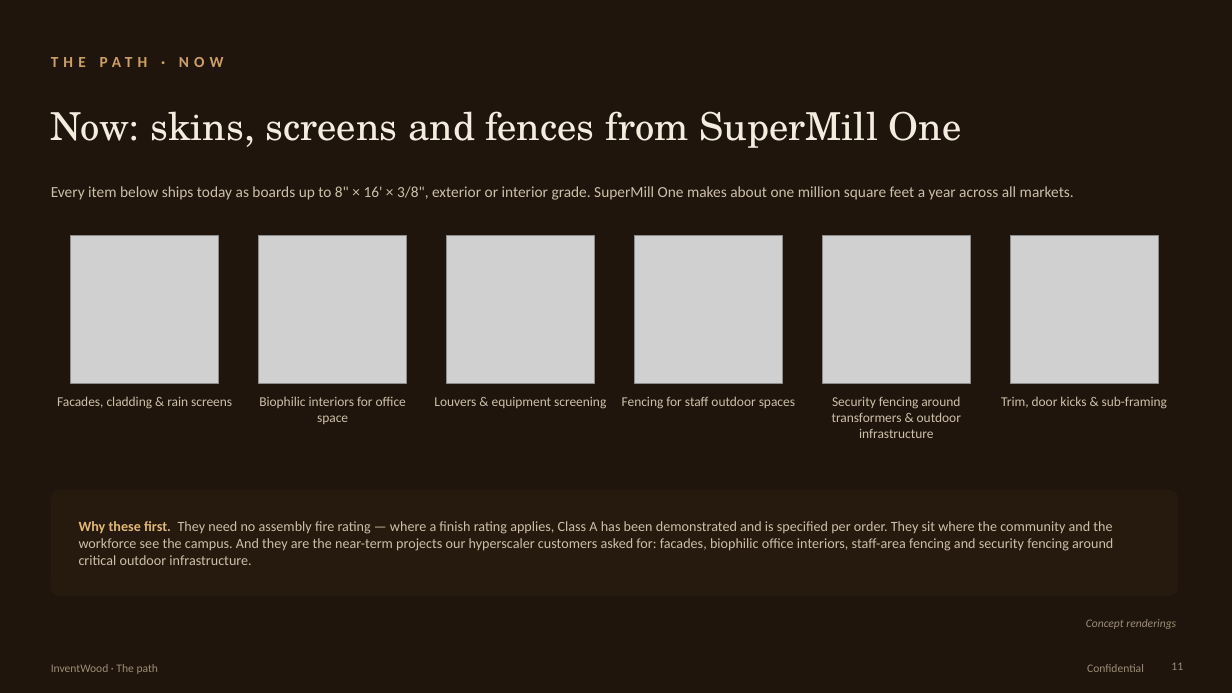
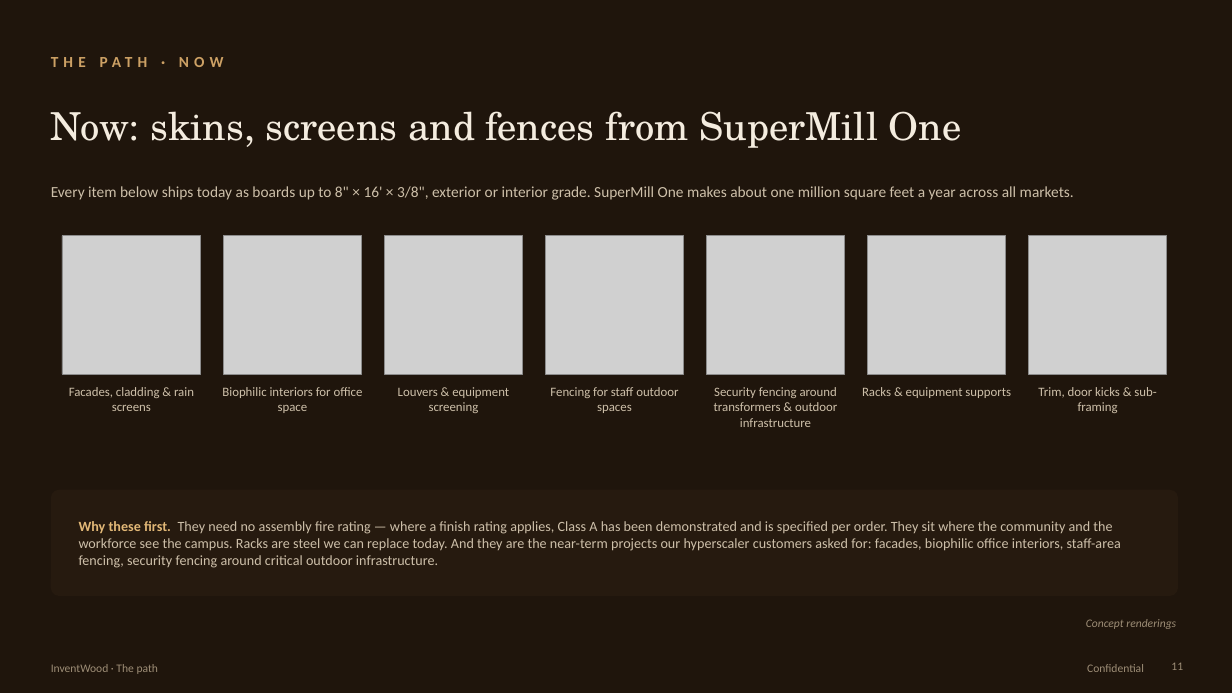
Before and after one commit to alau-hi/decks, a slide deck: slide 11 of superwood-datacenter-investor/SUPERWOOD-for-Data-Centers-Companion.pptx. Drawn at 1232x693 pixels with LibreOffice and Linux fonts; fonts in the diff are those of the drawing; grey boxes stand for pictures. Boxes give left, top, right and bottom in pixels: in the first picture for what was removed or moved away, otherwise in the second. Text is boxed around its words. In the diff, an @@ line names an element or a change of style, - is before the commit and + after.

```diff
--- a/superwood-datacenter-investor/SUPERWOOD-for-Data-Centers-Companion.pptx
+++ b/superwood-datacenter-investor/SUPERWOOD-for-Data-Centers-Companion.pptx
@@ picture: place and size @@
-picture at bbox=[71, 236, 219, 384]
+picture at bbox=[62, 236, 201, 374]
@@ picture: place and size @@
-picture at bbox=[259, 236, 407, 384]
+picture at bbox=[223, 236, 361, 374]
@@ picture: place and size @@
-picture at bbox=[446, 236, 594, 384]
+picture at bbox=[384, 236, 523, 374]
@@ picture: place and size @@
-picture at bbox=[635, 236, 783, 384]
+picture at bbox=[545, 236, 684, 374]
@@ picture: place and size @@
-picture at bbox=[823, 236, 970, 384]
+picture at bbox=[706, 236, 845, 374]
@@ picture added at bbox=[868, 236, 1006, 374] @@
@@ picture: place and size @@
-picture at bbox=[1010, 236, 1158, 384]
+picture at bbox=[1029, 236, 1167, 374]
@@ text "Facades, cladding & rain screens": place and size @@
-text "Facades, cladding & rain screens" at bbox=[57, 396, 232, 409]
+text "Facades, cladding & rain screens" at bbox=[69, 387, 194, 411]
@@ text "Biophilic interiors for office space": place and size @@
-text "Biophilic interiors for office space" at bbox=[259, 396, 406, 424]
+text "Biophilic interiors for office space" at bbox=[222, 387, 363, 413]
@@ text "Louvers & equipment screening": place and size @@
-text "Louvers & equipment screening" at bbox=[434, 397, 606, 409]
+text "Louvers & equipment screening" at bbox=[398, 387, 509, 413]
@@ text "Fencing for staff outdoor spaces": place and size @@
-text "Fencing for staff outdoor spaces" at bbox=[622, 396, 795, 409]
+text "Fencing for staff outdoor spaces" at bbox=[550, 387, 678, 413]
@@ text "Security fencing around transformers & ...": place and size @@
-text "Security fencing around transformers & ..." at bbox=[832, 396, 961, 438]
+text "Security fencing around transformers & ..." at bbox=[714, 387, 837, 427]
@@ text added at bbox=[862, 387, 1011, 398], 10 pt, text #CDBFA9 @@
+Racks & equipment supports
@@ size 10.5 to 10 pt in 6 elements at bbox=[69, 387, 194, 411], bbox=[222, 387, 363, 413], bbox=[398, 387, 509, 413], bbox=[550, 387, 678, 413], bbox=[714, 387, 837, 427], bbox=[1038, 387, 1156, 413] @@
@@ text "Trim, door kicks & sub-framing": place and size @@
-text "Trim, door kicks & sub-framing" at bbox=[1001, 396, 1167, 409]
+text "Trim, door kicks & sub-framing" at bbox=[1038, 387, 1156, 413]
@@ text at bbox=[79, 521, 1121, 568]: text changed @@
-Why these first. They need no assembly fire rating — where a finish rating applies, Class A has been demonstrated and is specified per order. They sit where the community and the workforce see the campus. And they are the near-term projects our hyperscaler customers asked for: facades, biophilic office interiors, staff-area fencing and security fencing around critical outdoor infrastructure.
+Why these first. They need no assembly fire rating — where a finish rating applies, Class A has been demonstrated and is specified per order. They sit where the community and the workforce see the campus. Racks are steel we can replace today. And they are the near-term projects our hyperscaler customers asked for: facades, biophilic office interiors, staff-area fencing, security fencing around critical outdoor infrastructure.
```
Also in this commit, not shown: 5 other slides changed, 17 other files.
